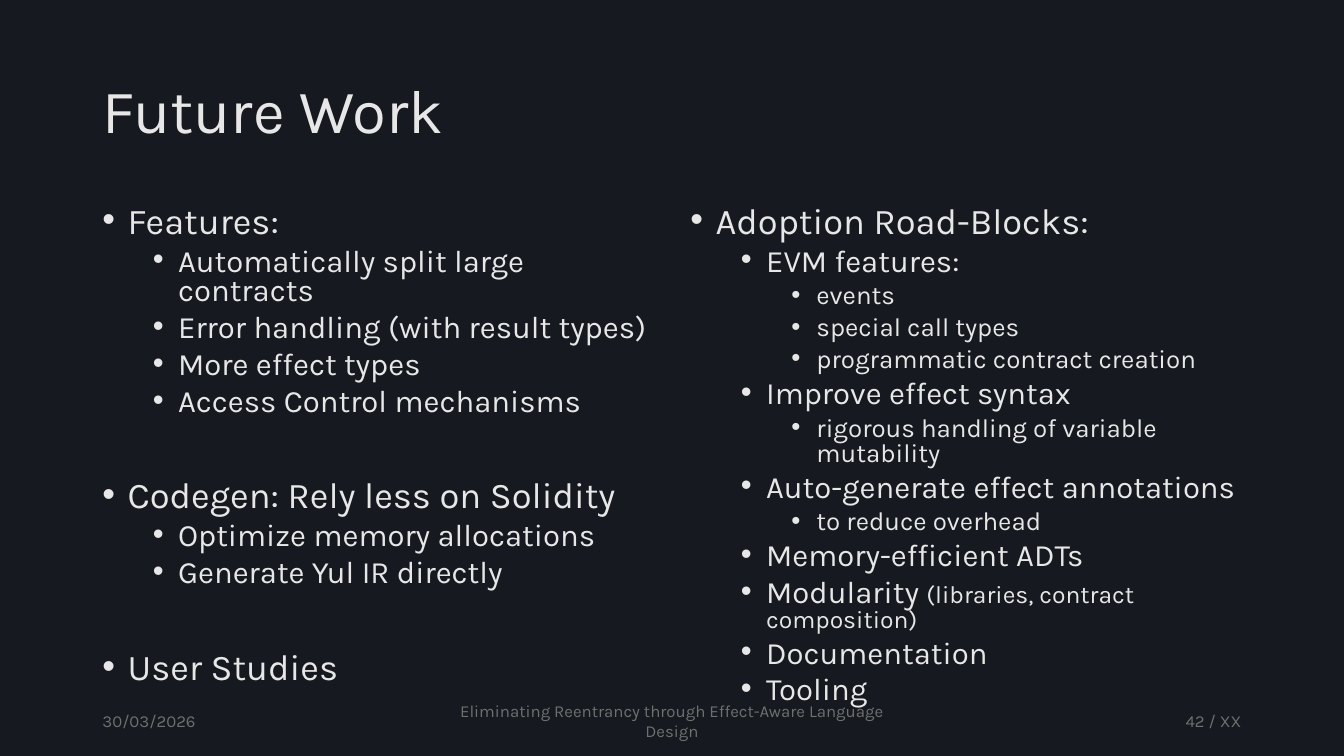
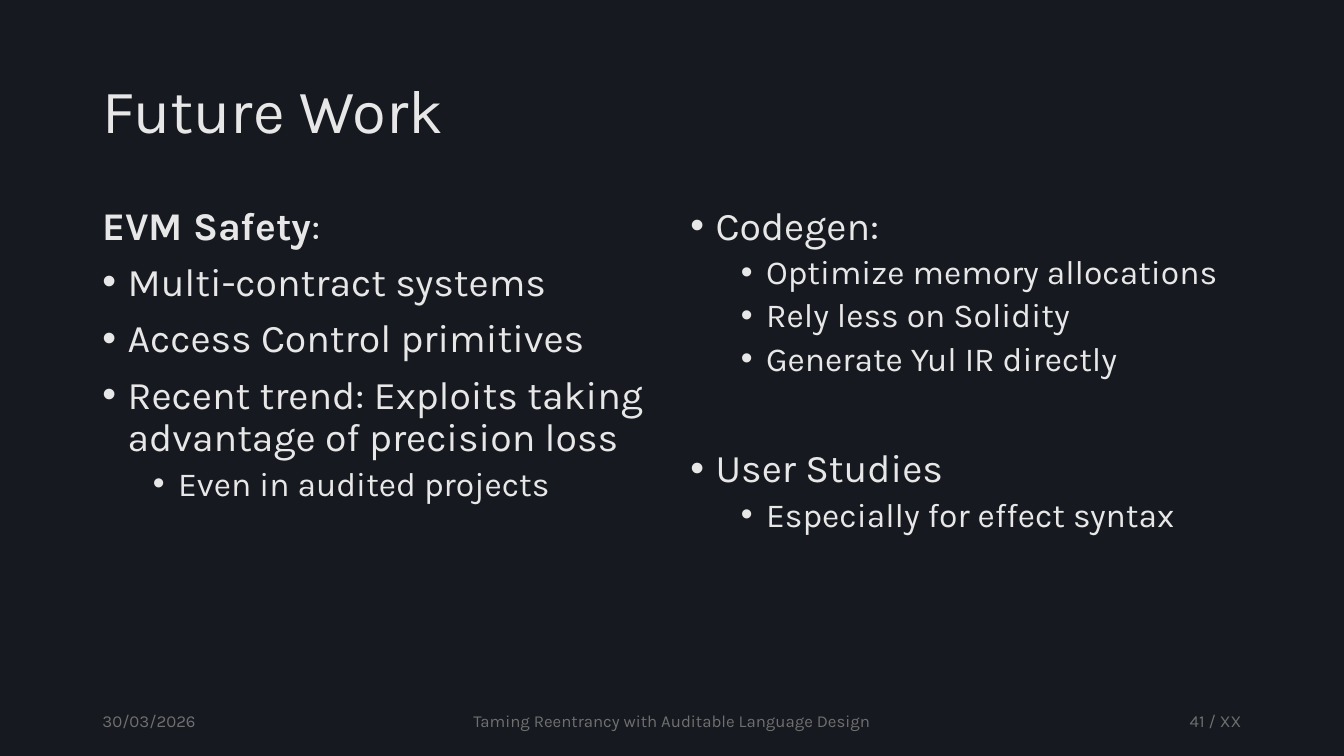
Before and after one commit to tzann/thesis, a slide deck: slide 41 of doc/presentation/Thesis.pptx (slide 42 before the commit). Drawn at 1344x756 pixels with LibreOffice and Linux fonts; fonts in the diff are those of the drawing. Boxes give left, top, right and bottom in pixels: in the first picture for what was removed or moved away, otherwise in the second. Text is boxed around its words. In the diff, an @@ line names an element or a change of style, - is before the commit and + after.

Commit message:
more examples, slides more or less done

```diff
--- a/doc/presentation/Thesis.pptx
+++ b/doc/presentation/Thesis.pptx
@@ text at [102, 213, 643, 504]: text changed; size 22.2 to 28 pt @@
-• Features:
-  • Automatically split large contracts
-  • Error handling (with result types)
-  • More effect types
-  • Access Control mechanisms
-• Codegen: Rely less on Solidity
-  • Optimize memory allocations
-  • Generate Yul IR directly
-• User Studies
+EVM Safety:
+• Multi-contract systems
+• Access Control primitives
+• Recent trend: Exploits taking advantage of precision loss
+  • Even in audited projects
@@ text at [716, 213, 1217, 535]: text changed; size 22.2 to 24 pt @@
-• Adoption Road-Blocks:
-  • EVM features:
-    • events
-    • special call types
-    • programmatic contract creation
-  • Improve effect syntax
-    • rigorous handling of variable mutability
-  • Auto-generate effect annotations
-    • to reduce overhead
-  • Memory-efficient ADTs
-  • Modularity (libraries, contract composition)
-  • Documentation
-  • Tooling
+• Codegen:
+  • Optimize memory allocations
+  • Rely less on Solidity
+  • Generate Yul IR directly
+• User Studies
+  • Especially for effect syntax
@@ text at [473, 715, 870, 731]: text changed @@
-Eliminating Reentrancy through Effect-Aware Language Design
+Taming Reentrancy with Auditable Language Design
@@ page number at [1190, 716, 1242, 727]: text changed @@
-42 / XX
+41 / XX
```
Also in this commit, not shown: 43 other slides changed, 12 slides added, 11 slides removed, 9 other files.
